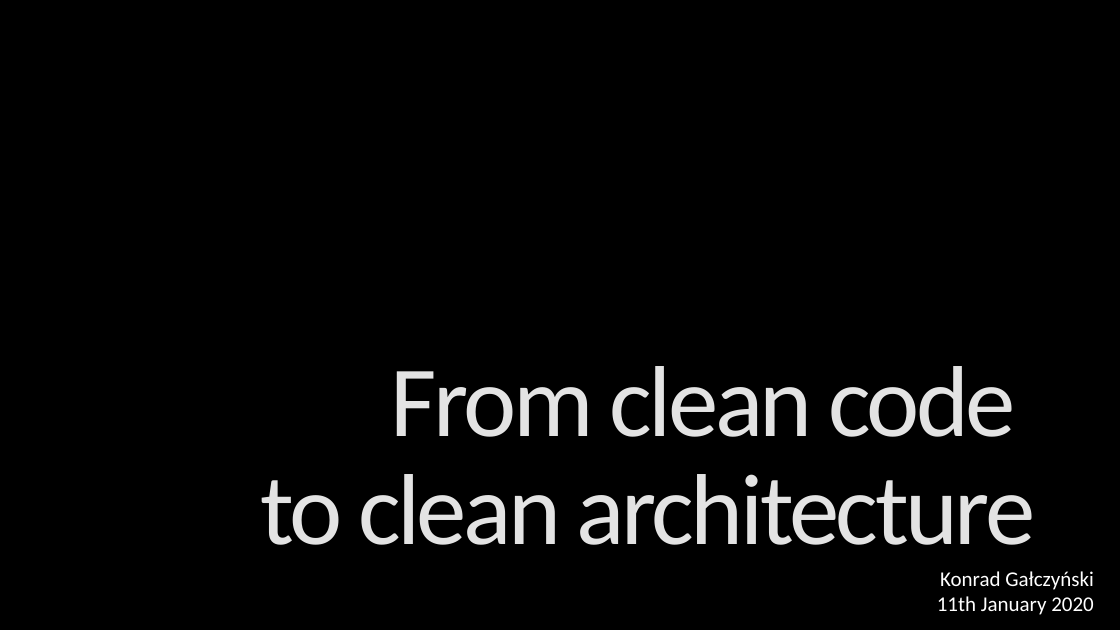
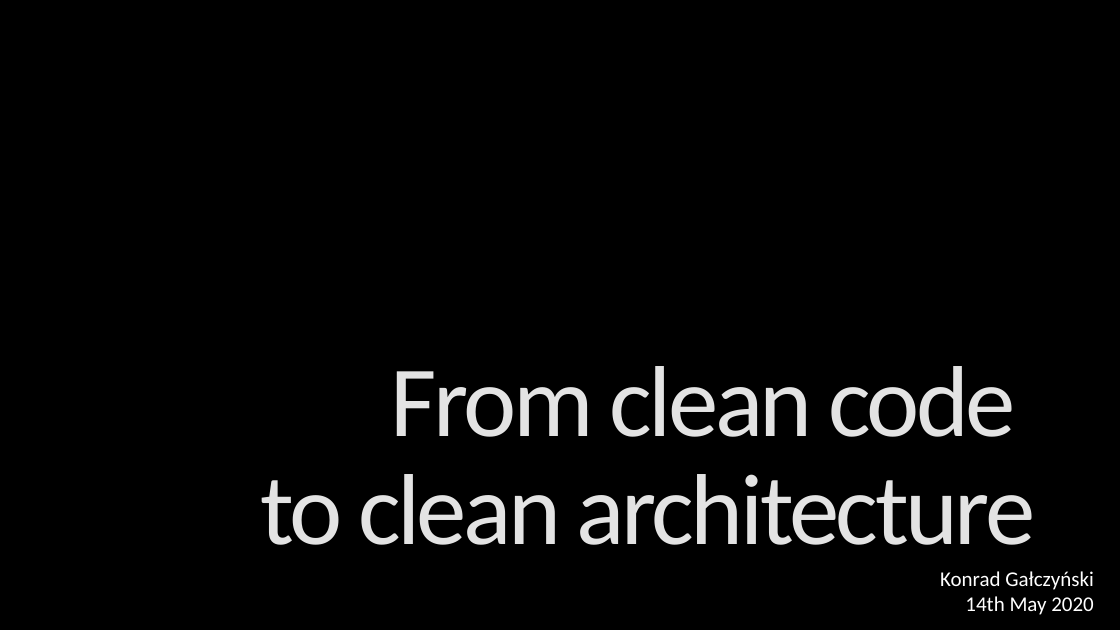
Before and after one commit to KonradGalczynski/Learning, a slide deck: slide 1 of CleanCodeCleanArch/CleanCodeCleanArch.pptx. Drawn at 1120x630 pixels with LibreOffice and Linux fonts; fonts in the diff are those of the drawing; background and template pictures are left out. Boxes give left, top, right and bottom in pixels: in the first picture for what was removed or moved away, otherwise in the second. Text is boxed around its words. In the diff, an @@ line names an element or a change of style, - is before the commit and + after.

```diff
--- a/CleanCodeCleanArch/CleanCodeCleanArch.pptx
+++ b/CleanCodeCleanArch/CleanCodeCleanArch.pptx
@@ text at [965,596,1094,615]: text changed @@
-11th January 2020
+14th May 2020
```
Also in this commit, not shown: 6 other slides changed, 1 slide added, 1 other file.
